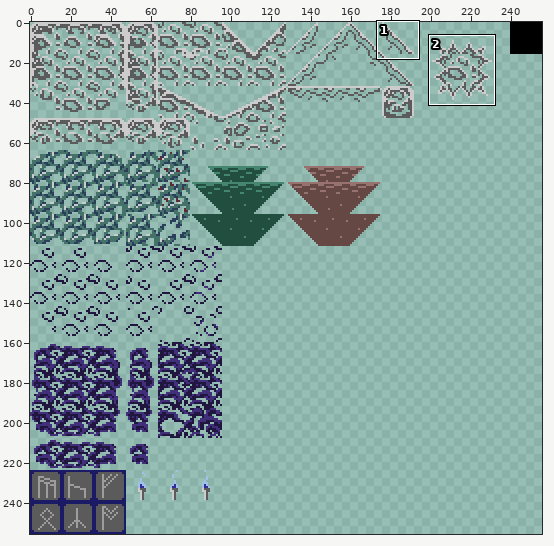
File history of a sprite sheet, DeathBros/Assets/Sprites/Tiles/ruins_tiles.png. The first picture is a wide view before the edit; the outline marks the close-up.
Close-up. Before the commit:
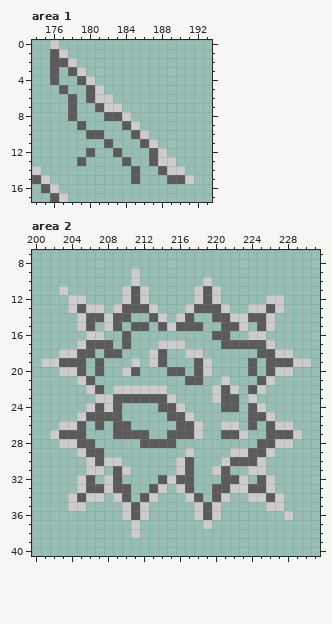
The file is 256x256 pixels. Shown: area 1: x 174..193, y 0..17; area 2: x 200..231, y 7..40. The commit also changed other parts of the picture, which this record leaves out.
After:
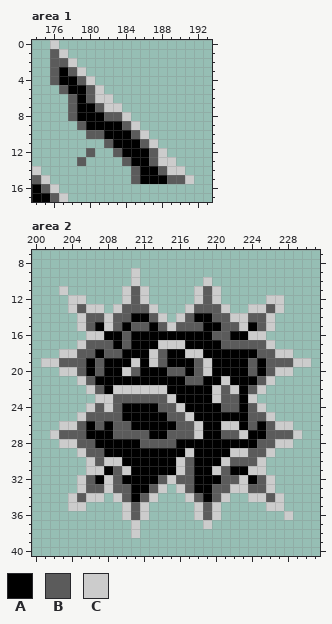
Palette (. is transparent): A #000000  B #5b5b5b  C #cccccc
Difference:
{"where": "area 1"}
{"y":3,"x":177,"old":".","new":"A"}
{"y":4,"x":177,"old":"..","new":"AA"}
{"y":5,"x":178,"old":"..","new":"AA"}
{"y":6,"x":179,"old":".","new":"A"}
{"y":7,"x":179,"old":"..","new":"AA"}
{"y":8,"x":179,"old":"...","new":"AAA"}
{"y":9,"x":180,"old":"....","new":"AAAA"}
{"y":10,"x":182,"old":"...","new":"AAA"}
{"y":11,"x":183,"old":"...","new":"AAA"}
{"y":12,"x":184,"old":"...","new":"AAA"}
{"y":13,"x":185,"old":"..","new":"AA"}
{"y":14,"x":186,"old":"..","new":"AA"}
{"y":15,"x":186,"old":"...","new":"AAA"}
{"y":16,"x":174,"old":".","new":"A"}
{"y":17,"x":174,"old":"..","new":"AA"}
{"where": "area 2"}
{"y":14,"x":211,"old":"..","new":"AA"}
{"y":14,"x":218,"old":"..","new":"AA"}
{"y":15,"x":207,"old":".","new":"A"}
{"y":15,"x":210,"old":".","new":"A"}
{"y":15,"x":213,"old":".","new":"A"}
{"y":15,"x":219,"old":"..","new":"AA"}
{"y":15,"x":224,"old":".","new":"A"}
{"y":16,"x":208,"old":"..","new":"AA"}
{"y":16,"x":211,"old":".........","new":"AAAAAAAAA"}
{"y":16,"x":222,"old":"..","new":"AA"}
{"y":17,"x":209,"old":".","new":"A"}
{"y":17,"x":211,"old":"...","new":"AAA"}
{"y":17,"x":217,"old":"....","new":"AAAA"}
{"y":18,"x":207,"old":".","new":"A"}
{"y":18,"x":210,"old":"...","new":"AAA"}
{"y":18,"x":215,"old":"..","new":"AA"}
{"y":18,"x":219,"old":"......","new":"AAAAAA"}
{"y":19,"x":206,"old":".","new":"A"}
{"y":19,"x":208,"old":"...","new":"AAA"}
{"y":19,"x":212,"old":".","new":"A"}
{"y":19,"x":215,"old":"...","new":"AAA"}
{"y":19,"x":220,"old":"....","new":"AAAA"}
{"y":19,"x":225,"old":".","new":"A"}
{"y":20,"x":206,"old":".","new":"A"}
{"y":20,"x":208,"old":"..","new":"AA"}
{"y":20,"x":212,"old":"...","new":"AAA"}
{"y":20,"x":217,"old":".","new":"A"}
{"y":20,"x":220,"old":"....","new":"AAAA"}
{"y":20,"x":225,"old":".","new":"A"}
{"y":21,"x":207,"old":"..........","new":"AAAAAAAAAA"}
{"y":21,"x":219,"old":"..","new":"AA"}
{"y":21,"x":222,"old":"...","new":"AAA"}
{"y":22,"x":208,"old":".","new":"A"}
{"y":22,"x":215,"old":".....","new":"AAAAA"}
{"y":22,"x":223,"old":".","new":"A"}
{"y":23,"x":216,"old":"....","new":"AAAA"}
{"y":23,"x":223,"old":".","new":"A"}
{"y":24,"x":210,"old":"....","new":"AAAA"}
{"y":24,"x":217,"old":"....","new":"AAAA"}
{"y":24,"x":223,"old":".","new":"A"}
{"y":25,"x":210,"old":".....","new":"AAAAA"}
{"y":25,"x":218,"old":"......","new":"AAAAAA"}
{"y":26,"x":206,"old":".","new":"A"}
{"y":26,"x":208,"old":".","new":"A"}
{"y":26,"x":211,"old":".....","new":"AAAAA"}
{"y":26,"x":219,"old":"..","new":"AA"}
{"y":26,"x":223,"old":".","new":"A"}
{"y":26,"x":225,"old":".","new":"A"}
{"y":27,"x":206,"old":"...","new":"AAA"}
{"y":27,"x":213,"old":"..","new":"AA"}
{"y":27,"x":219,"old":"..","new":"AA"}
{"y":27,"x":224,"old":"..","new":"AA"}
{"y":28,"x":207,"old":".....","new":"AAAAA"}
{"y":28,"x":216,"old":".........","new":"AAAAAAAAA"}
{"y":29,"x":208,"old":".........","new":"AAAAAAAAA"}
{"y":29,"x":218,"old":"....","new":"AAAA"}
{"y":30,"x":210,"old":"......","new":"AAAAAA"}
{"y":30,"x":218,"old":"...","new":"AAA"}
{"y":31,"x":208,"old":".","new":"A"}
{"y":31,"x":211,"old":".....","new":"AAAAA"}
{"y":31,"x":218,"old":"..","new":"AA"}
{"y":31,"x":222,"old":"..","new":"AA"}
{"y":32,"x":207,"old":".","new":"A"}
{"y":32,"x":210,"old":"....","new":"AAAA"}
{"y":32,"x":218,"old":"...","new":"AAA"}
{"y":32,"x":224,"old":".","new":"A"}
{"y":33,"x":211,"old":"..","new":"AA"}
{"y":33,"x":218,"old":"..","new":"AA"}
{"y":34,"x":211,"old":".","new":"A"}
{"y":34,"x":219,"old":".","new":"A"}
{"label":"added","picture_box":[59,67,167,184]}
{"label":"added","picture_box":[32,184,50,202]}
{"label":"added","picture_box":[86,313,266,502]}
